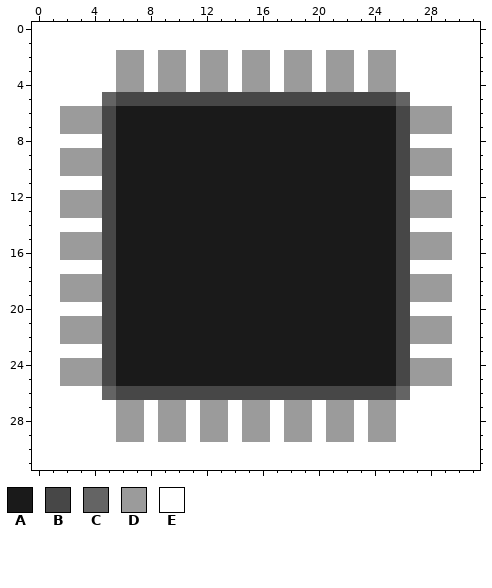
Pixel-art sprite -- icons/32x32/xfce4-applet-cpu.png. The picture above was drawn from the file before the commit.
The file is 32x32 pixels. Colours within 5 levels of each other are drawn and written as one.
Palette (. is transparent): A #1a1a1a  B #474747  C #646464  D #9b9b9b  E #ffffff
Pixels before, first column x 0:
 0 EEEEEEEEEEEEEEEEEEEEEEEEEEEEEEEE
 1 EEEEEEEEEEEEEEEEEEEEEEEEEEEEEEEE
 2 EEEEEEDDEDDEDDEDDEDDEDDEDDEEEEEE
 3 EEEEEEDDEDDEDDEDDEDDEDDEDDEEEEEE
 4 EEEEEEDDEDDEDDEDDEDDEDDEDDEEEEEE
 5 EEEEECBBBBBBBBBBBBBBBBBBBBCEEEEE
 6 EEDDDBAAAAAAAAAAAAAAAAAAAABDDDEE
 7 EEDDDBAAAAAAAAAAAAAAAAAAAABDDDEE
 8 EEEEEBAAAAAAAAAAAAAAAAAAAABEEEEE
 9 EEDDDBAAAAAAAAAAAAAAAAAAAABDDDEE
10 EEDDDBAAAAAAAAAAAAAAAAAAAABDDDEE
11 EEEEEBAAAAAAAAAAAAAAAAAAAABEEEEE
12 EEDDDBAAAAAAAAAAAAAAAAAAAABDDDEE
13 EEDDDBAAAAAAAAAAAAAAAAAAAABDDDEE
14 EEEEEBAAAAAAAAAAAAAAAAAAAABEEEEE
15 EEDDDBAAAAAAAAAAAAAAAAAAAABDDDEE
16 EEDDDBAAAAAAAAAAAAAAAAAAAABDDDEE
17 EEEEEBAAAAAAAAAAAAAAAAAAAABEEEEE
18 EEDDDBAAAAAAAAAAAAAAAAAAAABDDDEE
19 EEDDDBAAAAAAAAAAAAAAAAAAAABDDDEE
20 EEEEEBAAAAAAAAAAAAAAAAAAAABEEEEE
21 EEDDDBAAAAAAAAAAAAAAAAAAAABDDDEE
22 EEDDDBAAAAAAAAAAAAAAAAAAAABDDDEE
23 EEEEEBAAAAAAAAAAAAAAAAAAAABEEEEE
24 EEDDDBAAAAAAAAAAAAAAAAAAAABDDDEE
25 EEDDDBAAAAAAAAAAAAAAAAAAAABDDDEE
26 EEEEECBBBBBBBBBBBBBBBBBBBBCEEEEE
27 EEEEEEDDEDDEDDEDDEDDEDDEDDEEEEEE
28 EEEEEEDDEDDEDDEDDEDDEDDEDDEEEEEE
29 EEEEEEDDEDDEDDEDDEDDEDDEDDEEEEEE
30 EEEEEEEEEEEEEEEEEEEEEEEEEEEEEEEE
31 EEEEEEEEEEEEEEEEEEEEEEEEEEEEEEEE
The same view after the edit:
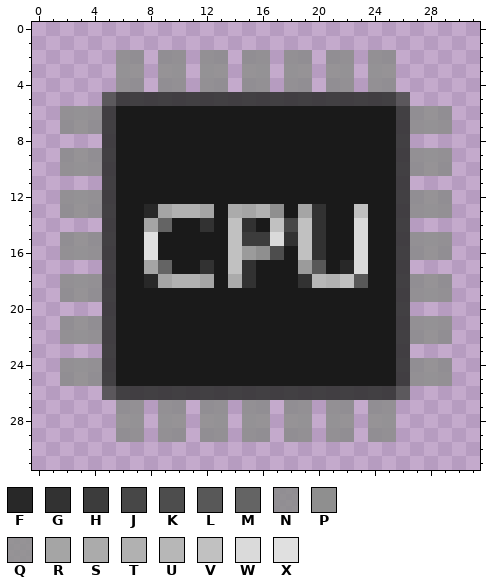
Colours new in this view: F #282828  G #323232  H #3c3c3c  J #474747  K #4d4d4d  L #585858  M #646464  N #8c8c8cde  P #8f8f8f  Q #919191e8  R #a5a5a5  S #ababab  T #b1b1b1  U #b7b7b7  V #c1c1c1  W #dadada  X #e0e0e0
Log entry: Increase icon size and change transparency
Edits made:
colour B: #474747 -> #353535e8
colour C: #646464 -> #4d4d4dde
Changed rows in their new state; - is a pixel that keeps its letter.
first column x 0:
 0 ................................
 1 ................................
 2 ......NN.NN.NN.NN.NN.NN.NN......
 3 ......QQ.QQ.QQ.QQ.QQ.QQ.QQ......
 4 ......NN.NN.NN.NN.NN.NN.NN......
 5 .....----------------------.....
 6 ..NQN----------------------NQN..
 7 ..NQN----------------------NQN..
 8 .....----------------------.....
 9 ..NQN----------------------NQN..
10 ..NQN----------------------NQN..
11 .....----------------------.....
12 ..NQN----------------------NQN..
13 ..NQN---FRTTR-SRTP-RG--V---NQN..
14 .....---RM--G-VG-VJVG--W---.....
15 ..NQN---X-----VHHWGVG--W---NQN..
16 ..NQN---X-----VDPK-VG--W---NQN..
17 .....---RM--G-VG---DL-FW---.....
18 ..NQN---FRTTR-SG---GUTVL---NQN..
19 ..NQN----------------------NQN..
20 .....----------------------.....
21 ..NQN----------------------NQN..
22 ..NQN----------------------NQN..
23 .....----------------------.....
24 ..NQN----------------------NQN..
25 ..NQN----------------------NQN..
26 .....----------------------.....
27 ......NN.NN.NN.NN.NN.NN.NN......
28 ......QQ.QQ.QQ.QQ.QQ.QQ.QQ......
29 ......NN.NN.NN.NN.NN.NN.NN......
30 ................................
31 ................................
Changed places in both pictures, as pixel boxes (x1, y1, x2, y2):
changed: (32, 22, 480, 470)
